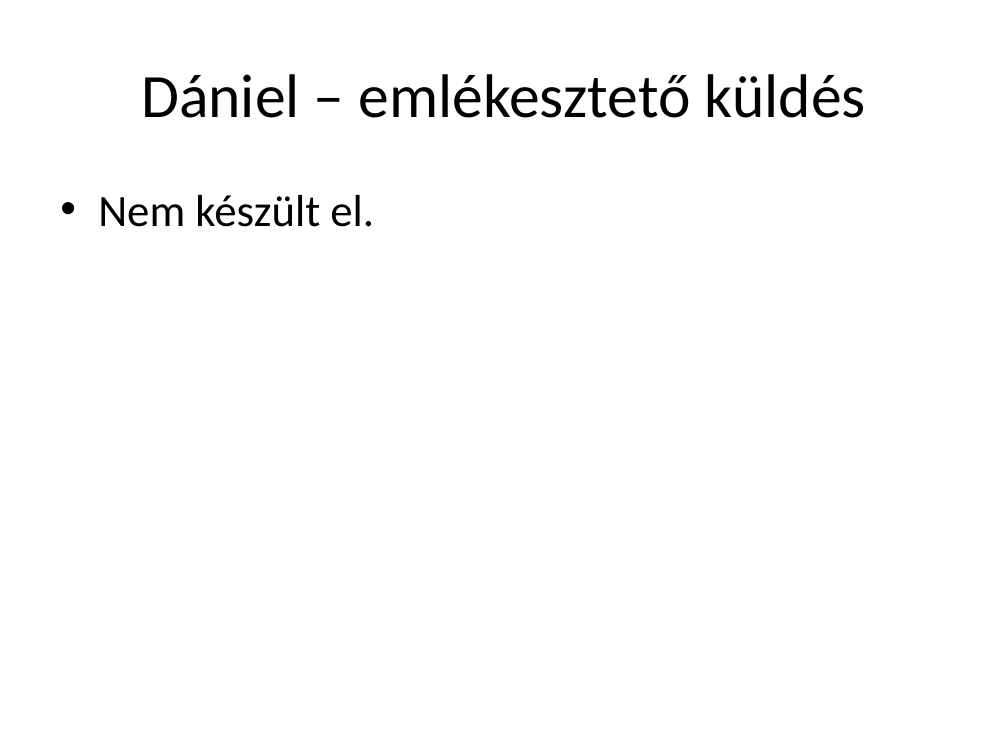
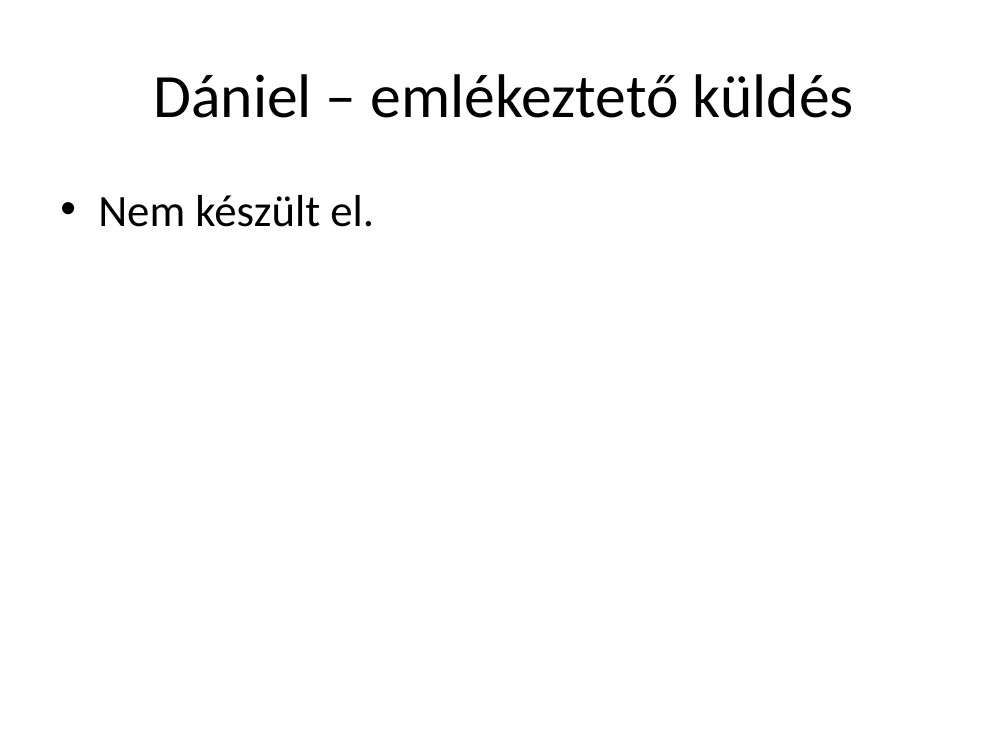
Before and after one commit to WkRyQx/Calendar, a slide deck: slide 15 of Calendar_Prezentacio.pptx. Drawn at 1008x756 pixels with LibreOffice and Linux fonts; fonts in the diff are those of the drawing. Boxes give left, top, right and bottom in pixels: in the first picture for what was removed or moved away, otherwise in the second. Text is boxed around its words. In the diff, an @@ line names an element or a change of style, - is before the commit and + after.

```diff
--- a/Calendar_Prezentacio.pptx
+++ b/Calendar_Prezentacio.pptx
@@ title at [153,74,853,118]: text changed @@
-Dániel – emlékesztető küldés
+Dániel – emlékeztető küldés
```
Also in this commit, not shown: 1 other slide changed.
